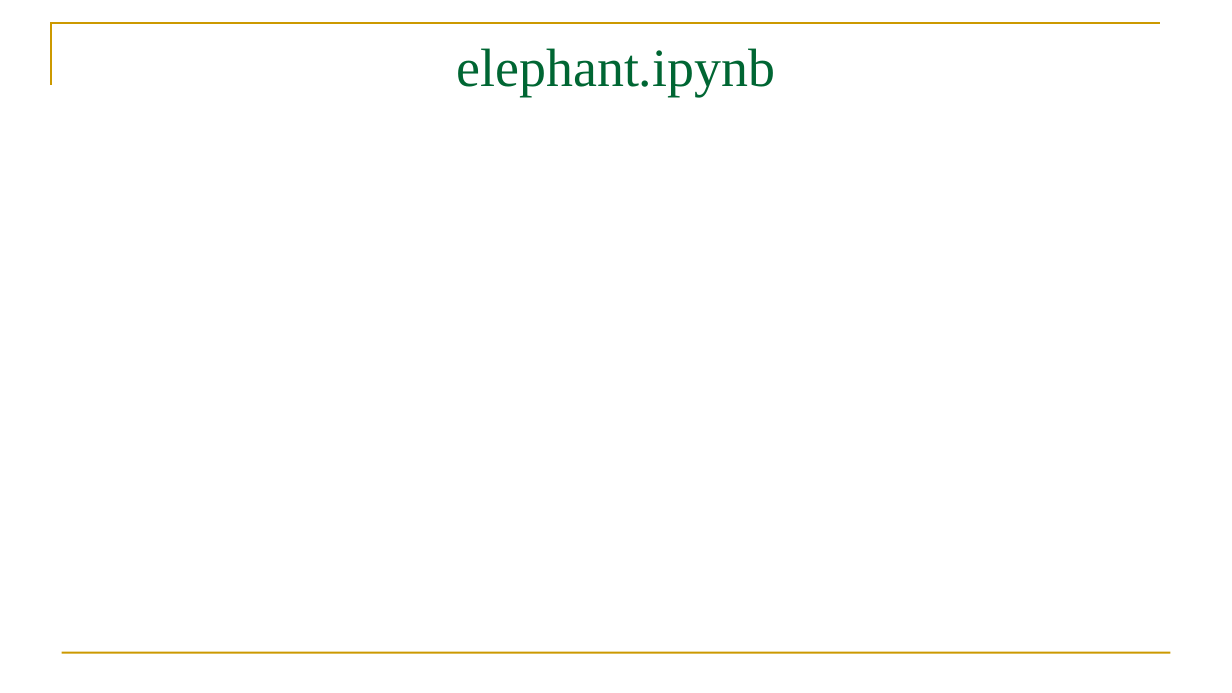
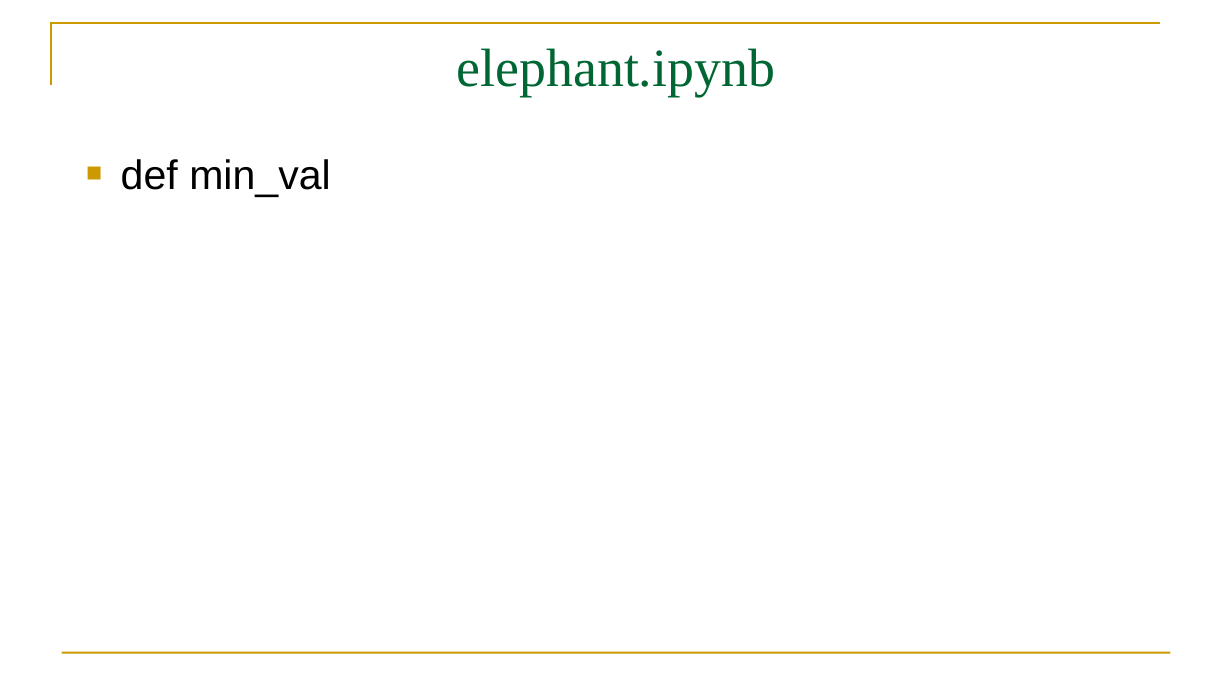
Before and after one commit to mei-517/GoogleColab, a slide deck: slide 2 of GoogleColab.part3.pptx. Drawn at 1232x693 pixels with LibreOffice and Linux fonts; fonts in the diff are those of the drawing. Boxes give left, top, right and bottom in pixels: in the first picture for what was removed or moved away, otherwise in the second. Text is boxed around its words. In the diff, an @@ line names an element or a change of style, - is before the commit and + after.

```diff
--- a/GoogleColab.part3.pptx
+++ b/GoogleColab.part3.pptx
@@ text added at (121,159,330,197), 32 pt, text #000000 @@
+■ def min_val
```
Also in this commit, not shown: 1 other slide changed, 1 other file.
